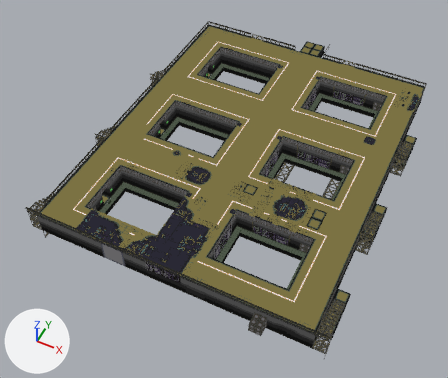
A saved change to the Blender file Assets/ImportedAssets/StationAssets/RefugeeCamp/RefugeeBase.blend.
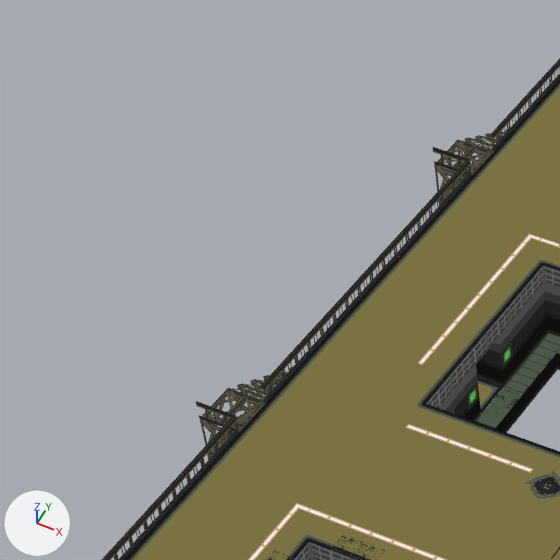
The first picture shows the older version from a 50 mm camera at (13.8, -36.3, 38.2) aimed at (-2.6, -3.6, -2.8). The close-ups show both versions on the part from 11% to 40% of the width and 10% to 45% of the height of that picture; other places that the commit changed are outside them. The axes (+X, +Y, +Z) are drawn at lower left. The lights are the same throughout.

The older version as bpy lines, for what is in view:
```python
me_cube_001 = bpy.data.meshes.new('Cube.001')
me_cube_001.from_pydata(...)  # 5725 vertices, 5102 faces; spans x -14.5..11.0, y -3.0..0.5, z 0.0..30.5
me_cube_001.materials.append(mat_hangarstructure_002)
me_cube_002 = bpy.data.meshes.new('Cube.002')
me_cube_002.from_pydata(...)  # 594 vertices, 512 faces; spans x -14.5..11.0, y -3.0..0.0, z 6.0..29.5
me_cube_002.materials.append(mat_hangarstructure_003)
me_cube_004 = bpy.data.meshes.new('Cube.004')
me_cube_004.from_pydata(...)  # 2880 vertices, 2228 faces; spans x -14.6..11.0, y -2.0..1.0, z -2.0..29.6
me_cube_004.materials.append(mat_hangacolor3red)
ob_cube_001 = bpy.data.objects.new('Cube.001', me_cube_001)
ob_cube_001.location = (0.0, 14.59, 0.0)
ob_cube_001.rotation_euler = (1.571, 0.0, 0.0)  # degrees (90, 0, 0)
ob_cube_002 = bpy.data.objects.new('Cube.002', me_cube_002)
ob_cube_002.location = (0.0, 14.59, 0.0)
ob_cube_002.rotation_euler = (1.571, 0.0, 0.0)  # degrees (90, 0, 0)
ob_cube_004 = bpy.data.objects.new('Cube.004', me_cube_004)
ob_cube_004.location = (0.0, 14.59, 0.0)
ob_cube_004.rotation_euler = (1.571, 0.0, 0.0)  # degrees (90, 0, 0)
```
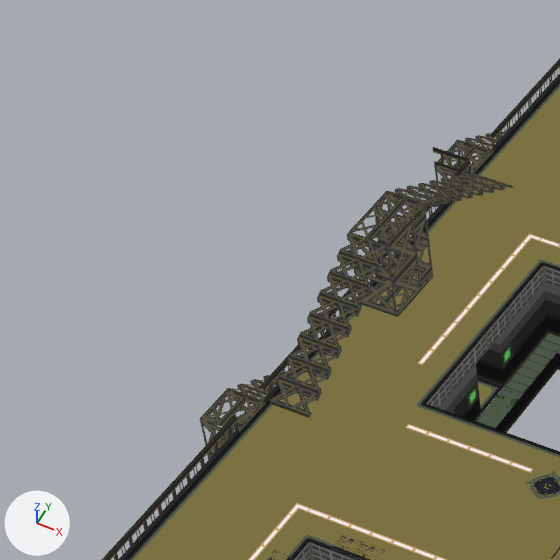
Location of each change, [x1, y1, x2, y2] in pixels of the close-ups (560 x 560 px):
part 1 of me_cube_002, added
    after: [385, 173, 513, 209]
part 2 of me_cube_002, added
    after: [349, 205, 413, 317]
part 3 of me_cube_002, added
    after: [389, 219, 422, 317]
part 4 of me_cube_002, added
    after: [269, 232, 389, 418]
part 5 of me_cube_002, added
    after: [374, 192, 433, 289]

What the commit changed:
me_cube_002 is used by ob_cube_002; location (0.0, 14.59, 0.0); rotation (1.571, 0.0, 0.0), in degrees (90, 0, 0).
me_cube_002 had 594 vertices, 512 faces and spanned x -14.5..11.0, y -3.0..0.0, z 6.0..29.5.
me_cube_002 now has 788 vertices, 666 faces and spans x -14.5..11.0, y -3.0..2.1, z 6.0..29.5.
me_cube_002 part 1: the loose piece of 54 vertices spanning x -14.5..-13.5, y -2.0..0.0, z 6.0..9.5 is copied, and the copy is moved by (1.1, 2.0, 4.4); it spans x -13.4..-12.4, y 0.0..2.1, z 10.4..14.0.
me_cube_002 part 2: the loose piece of 36 vertices spanning x -14.5..-13.5, y -2.0..0.0, z 19.0..20.0 is copied, and the copy is turned 180 degrees about the y axis through its middle, then moved by (1.1, 2.0, -4.5); it spans x -13.4..-12.4, y 0.0..2.0, z 14.5..15.5.
me_cube_002 part 3: the loose piece of 15 vertices spanning x -14.5, y -2.0..0.0, z 19.0..20.0 is copied, and the copy is mirrored in z about its middle, then moved by (2.1, 2.0, -4.5); it spans x -12.4, y 0.0..2.0, z 14.5..15.5.
me_cube_002 part 4: a new loose piece of 54 vertices spanning x -13.4..-12.4, y 0.0..2.1, z 15.5..19.0, in mat_hangarstructure_003.
me_cube_002 part 5: a new loose piece of 25 vertices spanning x -13.4..-12.4, y 0.0..2.0, z 14.0..14.5, in mat_hangarstructure_003.
